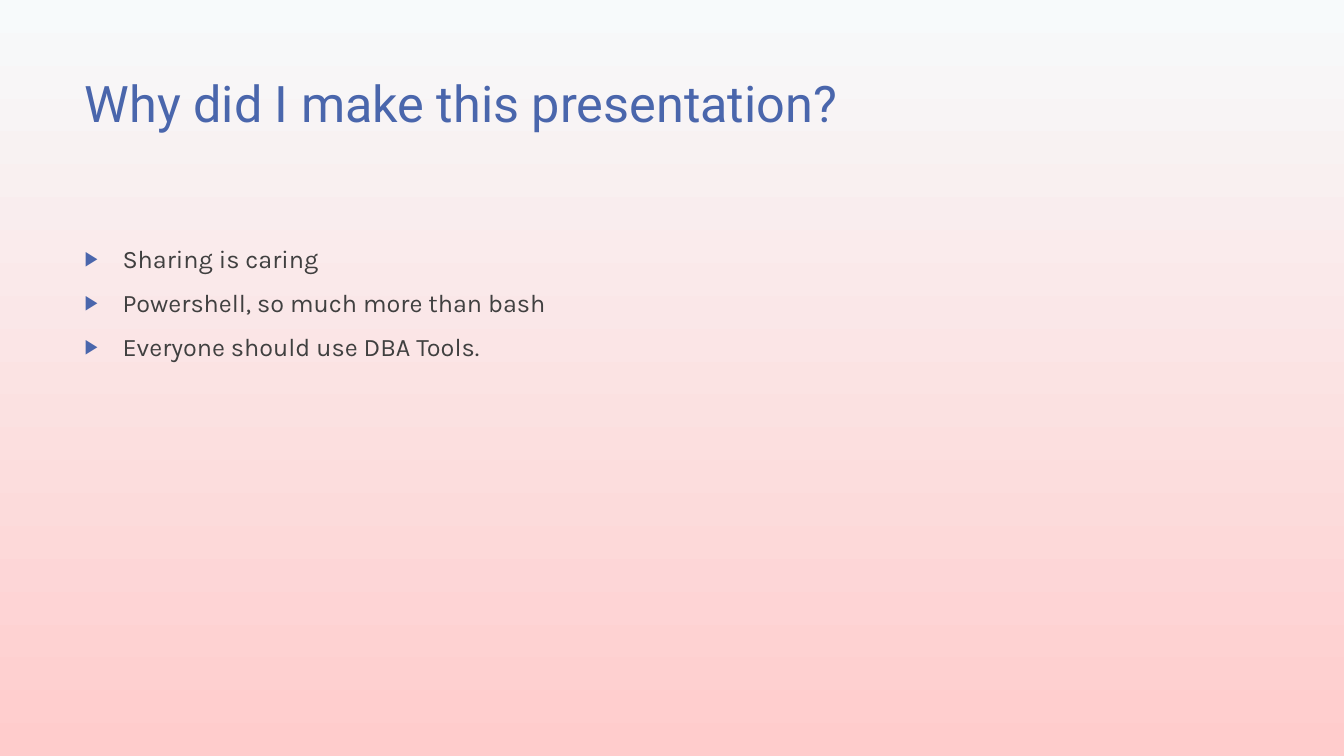
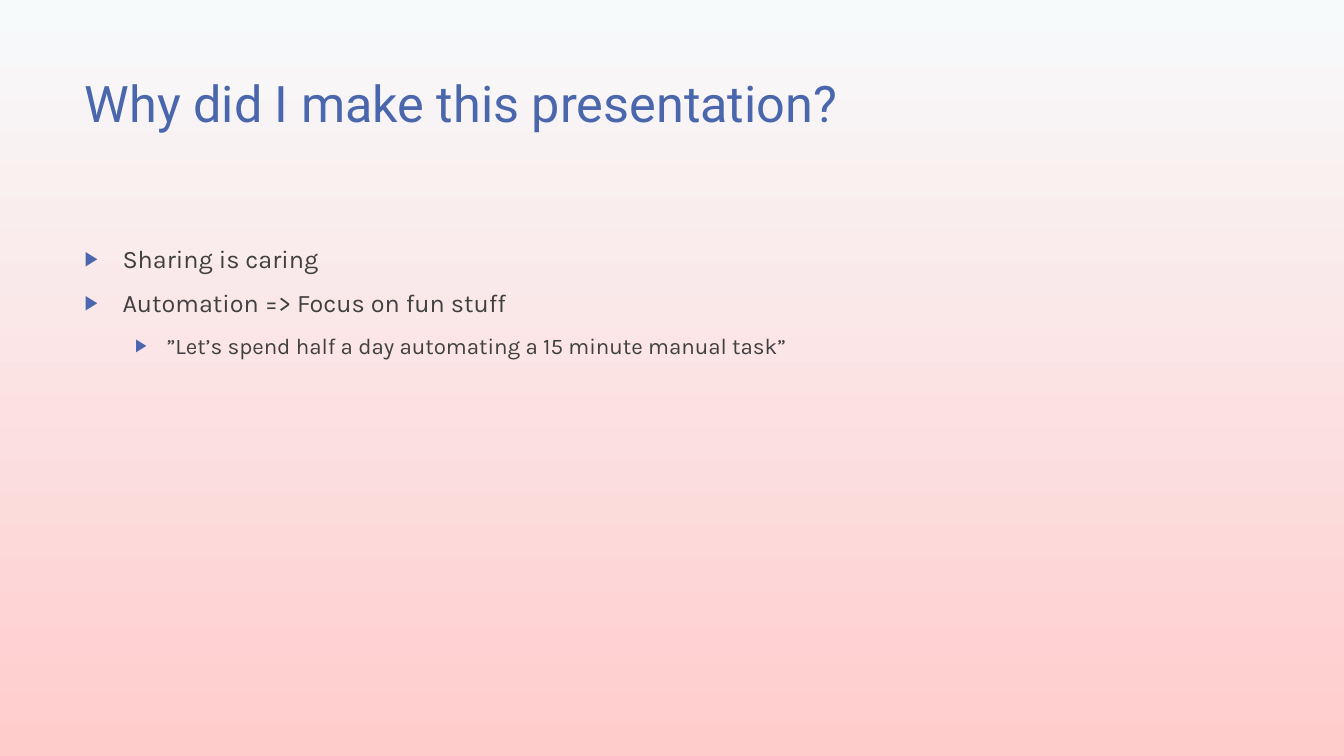
Before and after one commit to transmokopter/Presentations, a slide deck: slide 5 of ILoveDBATools/ILoveDBATools.pptx (slide 4 before the commit). Drawn at 1344x756 pixels with LibreOffice and Linux fonts; fonts in the diff are those of the drawing; background and template pictures are left out. Boxes give left, top, right and bottom in pixels: in the first picture for what was removed or moved away, otherwise in the second. Text is boxed around its words. In the diff, an @@ line names an element or a change of style, - is before the commit and + after.

```diff
--- a/ILoveDBATools/ILoveDBATools.pptx
+++ b/ILoveDBATools/ILoveDBATools.pptx
@@ text at [123,294,786,360]: text changed; size 18 to 16 pt @@
-▶ Powershell, so much more than bash
-▶ Everyone should use DBA Tools.
+▶ Automation => Focus on fun stuff
+  ▶ ”Let’s spend half a day automating a 15 minute manual task”
```
Also in this commit, not shown: 7 other slides changed, 3 slides added, 1 slide removed, 7 other files.
